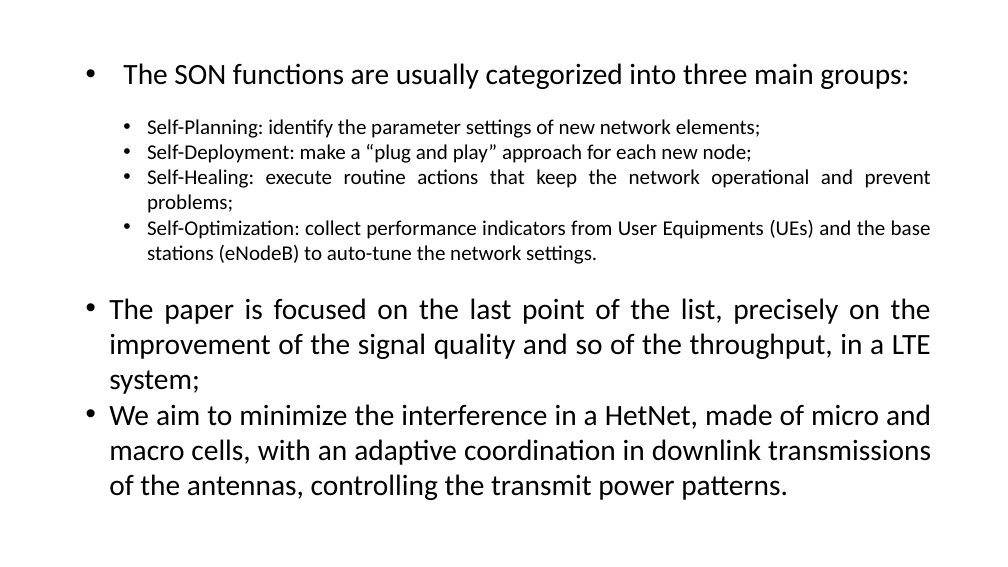
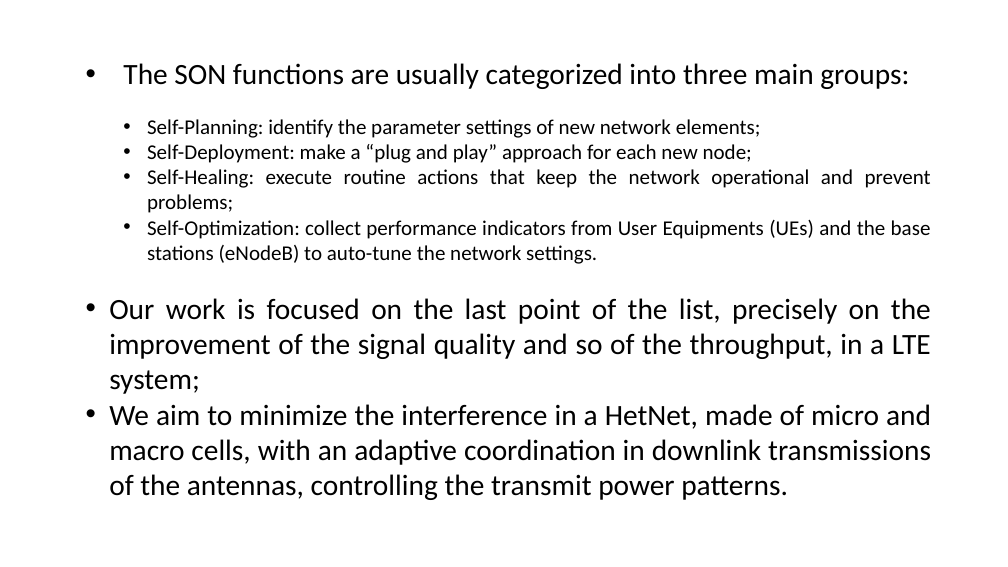
Before and after one commit to marcantonio14/Latex-writing, a slide deck: slide 3 of Self-Organizing Networks in LTE.pptx. Drawn at 1008x567 pixels with LibreOffice and Linux fonts; fonts in the diff are those of the drawing. Boxes give left, top, right and bottom in pixels: in the first picture for what was removed or moved away, otherwise in the second. Text is boxed around its words. In the diff, an @@ line names an element or a change of style, - is before the commit and + after.

```diff
--- a/Self-Organizing Networks in LTE.pptx
+++ b/Self-Organizing Networks in LTE.pptx
@@ text at [109, 298, 931, 394]: text changed @@
-• The paper is focused on the last point of the list, precisely on the improvement of the signal quality and so of the throughput, in a LTE system;
+• Our work is focused on the last point of the list, precisely on the improvement of the signal quality and so of the throughput, in a LTE system;
```
Also in this commit, not shown: 2 other slides changed.
